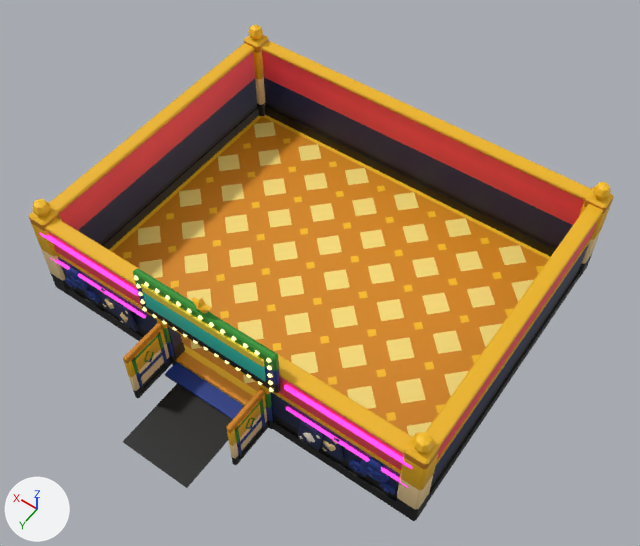
The glTF model models/CasinoTier1.glb, before and after one commit.
Both versions are drawn from a 50 mm lens placed at (-42.5, 60.4, 95.3), pointed at (-3.2, 5.3, 8.8). Arrows for +X, +Y and +Z are at lower left; the lights stay in place. The older version comes first. Where no turn or scale is listed for an object, it has been applied to the vertices. Vertices at exactly the same position are counted once.

The first picture shows 'Bulbs', 'Door', 'Floor', 'NeonStrip', 'SignBoard', 'Walls'.
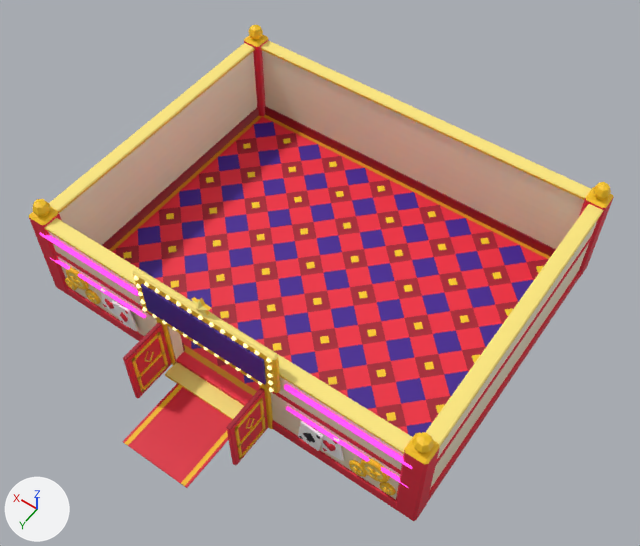
Scene script edits in JSON lines:
```json
{"op": "add", "block": "mat_casinopaletteneon", "code": ["mat_casinopaletteneon = bpy.data.materials.new('CasinoPaletteNeon')", "# uses the picture img_casinopalette"]}
{"block": "me_floor", "where": "me_floor.from_pydata(...)  # 646 vertices, 800 faces; spans x -26.5..26.5, y -20.5..34.0, z 0.0..1.0"}
{"block": "me_floor", "where": "# used by ob_floor; location = (0.0, 0.0, 0.0)"}
{"block": "me_floor", "change": "me_floor part 1: texture (UV) coordinates of 800 of 800 faces, centred in x -26.2..26.2, y -20.2..34.0, z 0.1..1.0, changed; they spanned u 0.0..0.09, v 0.08..0.92 and now span u 0.02..0.36, v 0.78..0.97"}
{"block": "me_walls", "where": "me_walls.from_pydata(...)  # 1374 vertices, 2231 faces; spans x -28.4..28.4, y -22.4..23.0, z 0.0..16.6"}
{"block": "me_walls", "where": "# used by ob_walls; location = (0.0, 0.0, 0.0)"}
{"block": "me_walls", "change": "me_walls part 2: texture (UV) coordinates of 2231 of 2231 faces, centred in x -28.4..28.4, y -22.4..22.9, z 0.0..16.4, changed; they spanned u 0.0..0.15, v 0.08..0.92 and now span u 0.02..0.61, v 0.78..0.97"}
{"block": "me_signboard", "where": "me_signboard.from_pydata(...)  # 61 vertices, 94 faces; spans x -10.0..10.0, y 22.0..23.1, z 10.4..19.9"}
{"block": "me_signboard", "where": "# used by ob_signboard; location = (0.0, 0.0, 0.0)"}
{"block": "me_signboard", "change": "me_signboard part 3: texture (UV) coordinates of 94 of 94 faces, centred in x -10.0..10.0, y 22.0..23.1, z 10.4..19.6, changed; they spanned u 0.0..0.04, v 0.08..0.92 and now span u 0.02..0.17, v 0.78..0.97"}
{"block": "me_neonstrip", "where": "me_neonstrip.from_pydata(...)  # 96 vertices, 168 faces; spans x -27.0..27.0, y 22.0..22.5, z 7.2..12.4"}
{"op": "remove", "block": "me_neonstrip", "code": "me_neonstrip.materials.append(mat_neon_neonpink)  # pink #ff3fd2, glowing pink #ff3fd2"}
{"op": "add", "block": "me_neonstrip", "code": "me_neonstrip.materials.append(mat_casinopaletteneon)"}
{"block": "me_door", "where": "me_door.from_pydata(...)  # 280 vertices, 498 faces; spans x -8.4..8.4, y 22.0..28.7, z 0.0..10.4"}
{"block": "me_door", "where": "# used by ob_door; location = (0.0, 0.0, 0.0)"}
{"block": "me_door", "change": "me_door part 4: texture (UV) coordinates of 498 of 498 faces, centred in x -8.4..8.4, y 22.0..28.7, z 0.1..10.4, changed; they spanned u 0.0..0.09, v 0.08..0.92 and now span u 0.02..0.36, v 0.78..0.97"}
{"block": "me_bulbs", "where": "me_bulbs.from_pydata(...)  # 416 vertices, 576 faces; spans x -9.6..9.6, y 22.9..23.2, z 10.7..17.3"}
{"op": "remove", "block": "me_bulbs", "code": "me_bulbs.materials.append(mat_neon_bulb)  # beige #fff2a6, glowing beige #fff2a6"}
{"op": "add", "block": "me_bulbs", "code": "me_bulbs.materials.append(mat_casinopaletteneon)"}
```

Where the change shows, as pixel boxes (x1, y1, x2, y2) in the pictures (640 x 546 px):
```json
{"object": "NeonStrip", "change": "recoloured", "before": [40, 232, 413, 488], "after": [40, 232, 413, 488]}
{"object": "Bulbs", "change": "recoloured", "before": [134, 275, 274, 392], "after": [134, 275, 274, 392]}
{"part": 1, "of": "me_floor", "change": "surface changed", "before": [109, 115, 550, 488], "after": [109, 115, 550, 488], "on screen": "orange to red"}
{"part": 2, "of": "me_walls", "change": "surface changed", "before": [29, 33, 614, 521], "after": [29, 33, 614, 521], "on screen": "lighter"}
{"part": 3, "of": "me_signboard", "change": "surface changed", "before": [133, 269, 280, 393], "after": [133, 269, 280, 393]}
{"part": 4, "of": "me_door", "change": "surface changed", "before": [123, 318, 273, 465], "after": [123, 318, 273, 465]}
```
